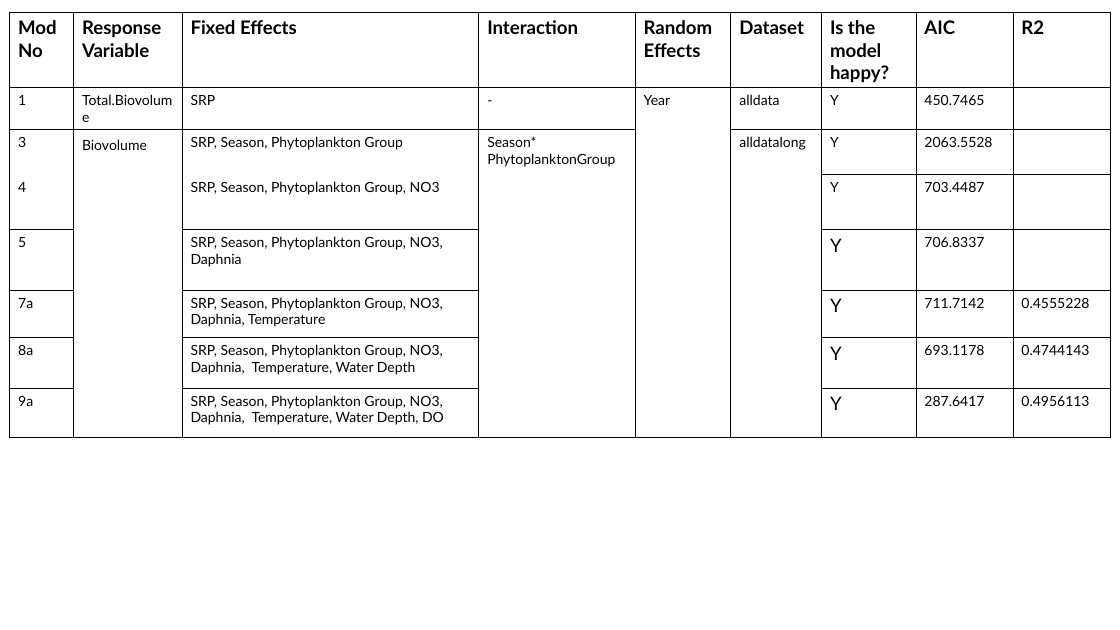
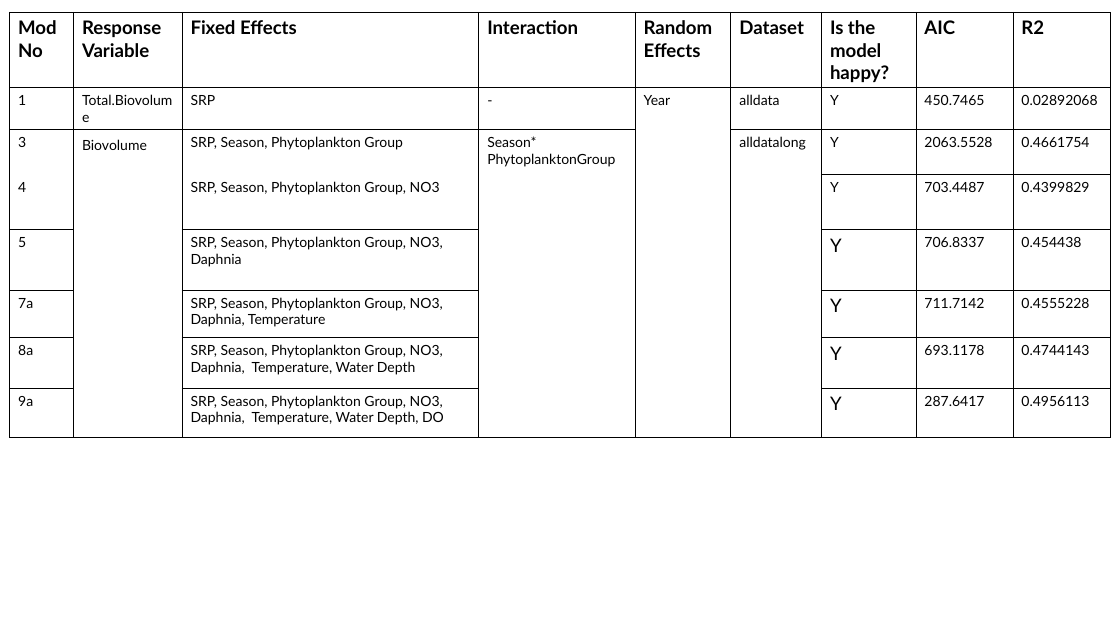
Before and after one commit to arielkoh02/dissertation-loch-leven, a slide deck: slide 4 of output/24.3.pptx. Drawn at 1120x630 pixels with LibreOffice and Linux fonts; fonts in the diff are those of the drawing. Boxes give left, top, right and bottom in pixels: in the first picture for what was removed or moved away, otherwise in the second. Text is boxed around its words. In the diff, an @@ line names an element or a change of style, - is before the commit and + after.

```diff
--- a/output/24.3.pptx
+++ b/output/24.3.pptx
@@ table at (x1=10, y1=13, x2=1109, y2=444) @@
-row 2, column 9: 
+row 2, column 9: 0.02892068
-row 3, column 9: 
+row 3, column 9: 0.4661754
-row 5, column 9: 
+row 5, column 9: 0.4399829
-row 6, column 9: 
+row 6, column 9: 0.454438
@@ borders changed @@
```
Also in this commit, not shown: 2 other slides changed, 9 slides added, 3 other files.
